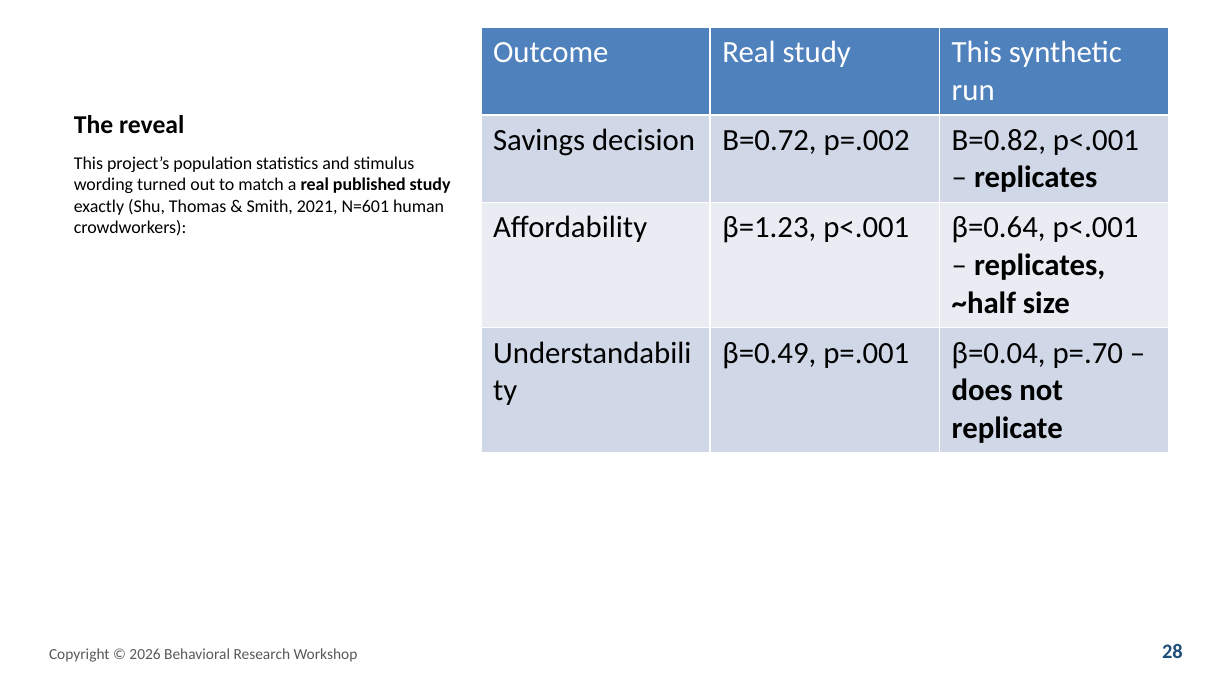
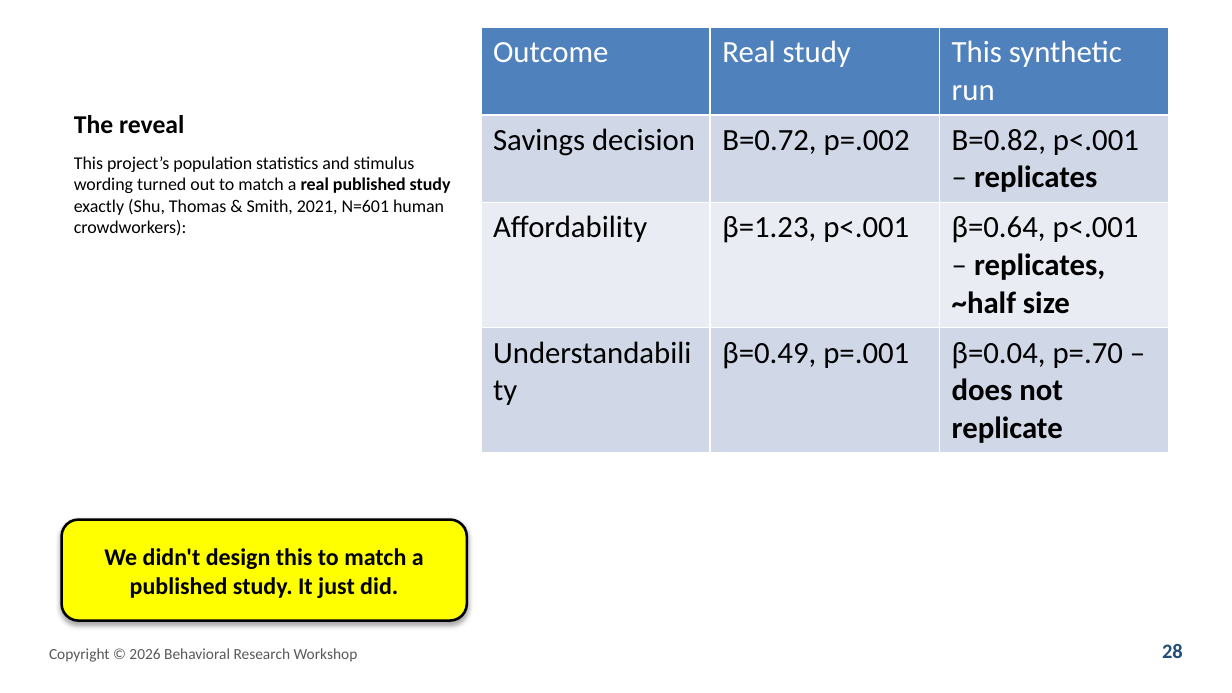
Before and after one commit to prof-stephenshu/behavioral-research-env, a slide deck: slide 28 of presentations/2026-workshop/slides.pptx. Drawn at 1232x693 pixels with LibreOffice and Linux fonts; fonts in the diff are those of the drawing. Boxes give left, top, right and bottom in pixels: in the first picture for what was removed or moved away, otherwise in the second. Text is boxed around its words. In the diff, an @@ line names an element or a change of style, - is before the commit and + after.

Commit message:
Add yellow highlight callout boxes to two punchline slides
Matches the reference deck convention of a bold, bordered yellow box for
a key standalone statement. Applied to the reveal slide (the surprising
match to a real published study) and the takeaways slide (the closing
point that synthetic samples are for iteration, not a substitute for
real data).

Caught and fixed a real python-pptx pitfall along the way: setting only
.height on a placeholder that inherits its size from the slide layout
zeroes out its width, since python-pptx creates a fresh xfrm element
defaulting untouched dimensions to 0. Fixed by capturing left, top, and
width before editing and setting all four dimensions together.
Regenerated slides.pptx from source and reran both post-processing
passes (footer branding, then callouts) to avoid carrying the corrupted
intermediate file forward.

```diff
--- a/presentations/2026-workshop/slides.pptx
+++ b/presentations/2026-workshop/slides.pptx
@@ rounded rectangle added at bbox=[62, 520, 467, 621], fill #FFFF00, outline #000000 1.5 pt, 14 pt, text #000000, bold @@
+We didn't design this to match a published study. It just did.
```
Also in this commit, not shown: 1 other slide changed, 1 other file.
